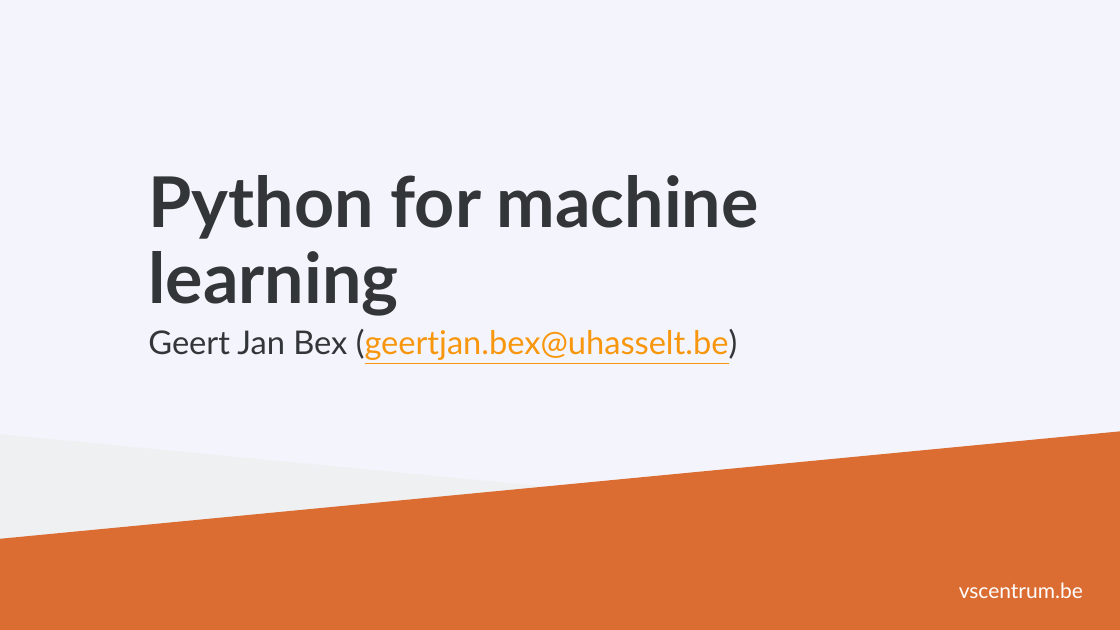
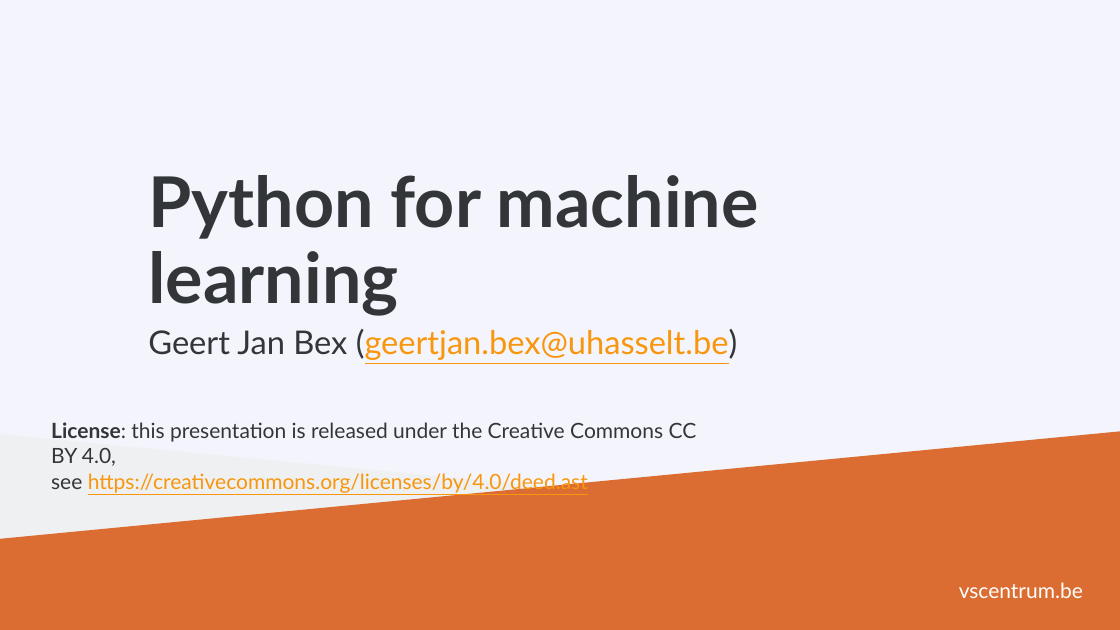
Before and after one commit to gjbex/Machine-learning-with-Python, a slide deck: slide 1 of python_for_machine_learning.pptx. Drawn at 1120x630 pixels with LibreOffice and Linux fonts; fonts in the diff are those of the drawing; background and template pictures are left out. Boxes give left, top, right and bottom in pixels: in the first picture for what was removed or moved away, otherwise in the second. Text is boxed around its words. In the diff, an @@ line names an element or a change of style, - is before the commit and + after.

Commit message:
Add license information

```diff
--- a/python_for_machine_learning.pptx
+++ b/python_for_machine_learning.pptx
@@ text added at box(51, 422, 697, 493), 18 pt, text #333639 @@
+License: this presentation is released under the Creative Commons CC BY 4.0,
+see https://creativecommons.org/licenses/by/4.0/deed.ast
```
